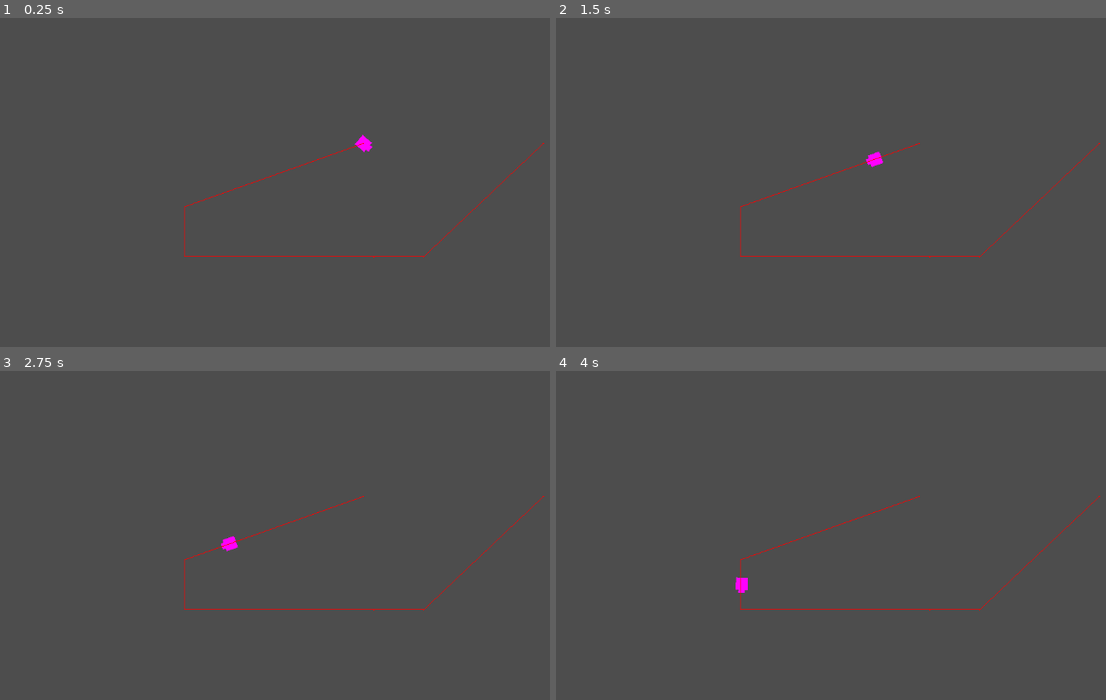
Above: before the commit, frames 1-4 (two rows, left to right).
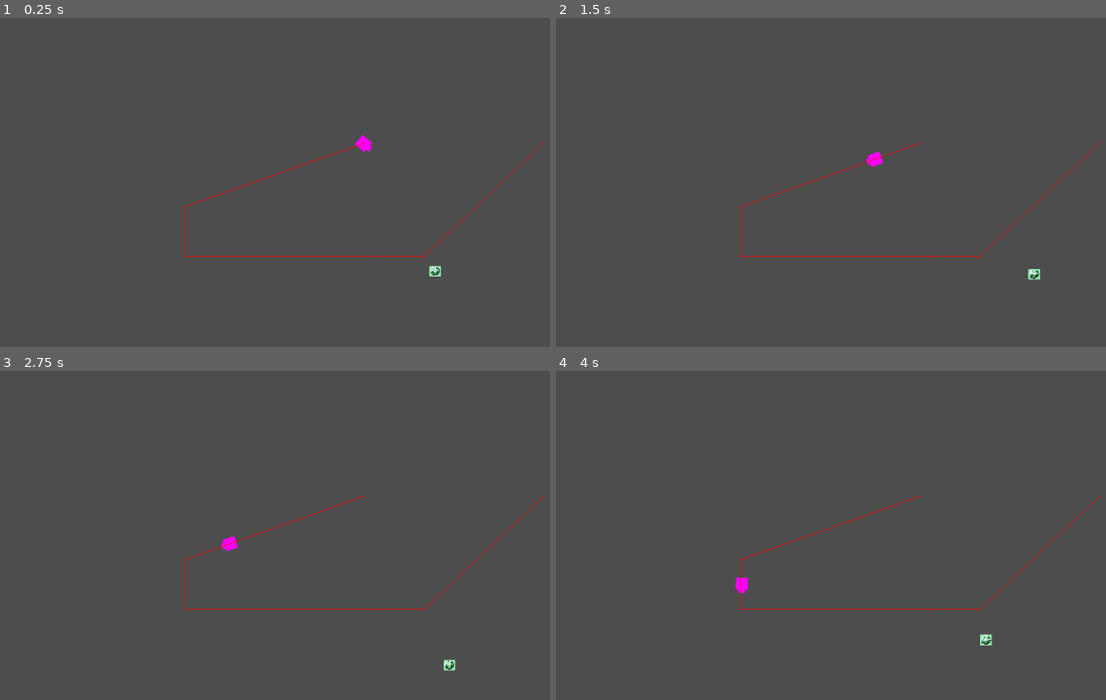
Above: after the commit, the same moments.

Repository: AmirH32/Bot-Or-Not
Game: Godot game, scene res://scenes/test_scene_ai_navigations.tscn
The game is run twice, just before and just after one commit, with the same random seed, the same clock (stepped at 60 frames per second) and the same inputs. This scene is started directly instead of the project's main scene.
Inputs:
- Up to frame 1 (0.25 s): no input
- Up to frame 2 (1.5 s): hold Right (ui_right) 0.53-1.28 s; hold Down (ui_down) from 1.28 s (still down)
- Up to frame 3 (2.75 s): release Down (ui_down) at 2.03 s; hold Right (ui_right) from 2.03 s (still down)
- Up to frame 4 (4 s): release Right (ui_right) at 2.78 s; hold Up (ui_up) 2.78-3.53 s; hold Left (ui_left) from 3.53 s (still down)

The runs differ from the first frame. In frame 1, less than 0.1% of the frame differs, in the area x 77-81%, y 75-79%; in frame 2, less than 0.1%, in the area x 85-89%, y 76-80%; in frame 3, less than 0.1%; in frame 4, less than 0.1%.

Commit message:
Made chatbot interface

Diff:
--- a/project.godot
+++ b/project.godot
@@ -11,16 +11,9 @@
 [application]
 
 config/name="Bot Or Not"
-run/main_scene="res://movement.tscn"
+run/main_scene="res://scenes/movement.tscn"
 config/features=PackedStringArray("4.3", "Forward Plus")
 config/icon="res://icon.svg"
-
-
-[layer_names]
-
-2d_physics/layer_1="wall"
-2d_physics/layer_2="player"
-2d_physics/layer_3="enemy"
 
 [input]
 
--- /dev/null
+++ b/scenes/Chat.tscn
@@ -0,0 +1,27 @@
+[gd_scene load_steps=2 format=3 uid="uid://dhsafjdp4inaf"]
+
+[ext_resource type="Script" path="res://scenes/chat.gd" id="1_5lp2x"]
+
+[node name="Chat" type="Node2D"]
+script = ExtResource("1_5lp2x")
+
+[node name="Send" type="Button" parent="."]
+custom_minimum_size = Vector2(100, 40)
+offset_left = 300.0
+offset_right = 400.0
+offset_bottom = 50.0
+text = "SEND"
+
+[node name="Answer" type="LineEdit" parent="."]
+custom_minimum_size = Vector2(300, 50)
+offset_right = 300.0
+offset_bottom = 50.0
+placeholder_text = "Answer"
+
+[node name="TextEdit" type="TextEdit" parent="."]
+custom_minimum_size = Vector2(400, 500)
+offset_top = -500.0
+offset_right = 400.0
+
+[node name="Camera2D" type="Camera2D" parent="."]
+position = Vector2(198, -230)
--- a/movement.tscn
+++ b/scenes/movement.tscn
@@ -1,6 +1,6 @@
 [gd_scene load_steps=4 format=3 uid="uid://cd7x8bgjuhs50"]
 
-[ext_resource type="Script" path="res://player.gd" id="1_58tov"]
+[ext_resource type="Script" path="res://Scripts/player.gd" id="1_58tov"]
 [ext_resource type="Texture2D" uid="uid://dprdemrwi0ele" path="res://Screenshot 2024-11-02 145124.png" id="2_14kpq"]
 
 [sub_resource type="RectangleShape2D" id="RectangleShape2D_xjtgw"]
--- a/scenes/test_scene_ai_navigations.tscn
+++ b/scenes/test_scene_ai_navigations.tscn
@@ -1,6 +1,7 @@
 [gd_scene load_steps=5 format=3 uid="uid://cgx5c742wyyks"]
 
 [ext_resource type="PackedScene" uid="uid://bjea43707cf6s" path="res://scenes/ai_navigation.tscn" id="1_dfrmv"]
+[ext_resource type="PackedScene" uid="uid://cd7x8bgjuhs50" path="res://scenes/movement.tscn" id="2_uqcxm"]
 
 [sub_resource type="NavigationPolygon" id="NavigationPolygon_lelv0"]
 vertices = PackedVector2Array(249.422, 1017.94, 251.656, 1020, -1912.01, 1020, -955.617, 599.547, 1881, 1020, 606.133,  …(425 unchanged characters)…
@@ -12,8 +13,6 @@
 
 [sub_resource type="RectangleShape2D" id="RectangleShape2D_jsx7y"]
 size = Vector2(64, 1000)
-
-[sub_resource type="RectangleShape2D" id="RectangleShape2D_mssv7"]
 
 [node name="test_scene_ai-navigations" type="Node2D"]
 
@@ -76,5 +75,5 @@
 position = Vector2(379, 673)
 collision_layer = 2
 
-[node name="CollisionShape2D" type="CollisionShape2D" parent="CharacterBody2D"]
-shape = SubResource("RectangleShape2D_mssv7")
+[node name="Node2D" parent="." instance=ExtResource("2_uqcxm")]
+position = Vector2(379, 676)
Renamed: player.gd -> Scripts/player.gd
Empty file added: scenes/chat.gd
